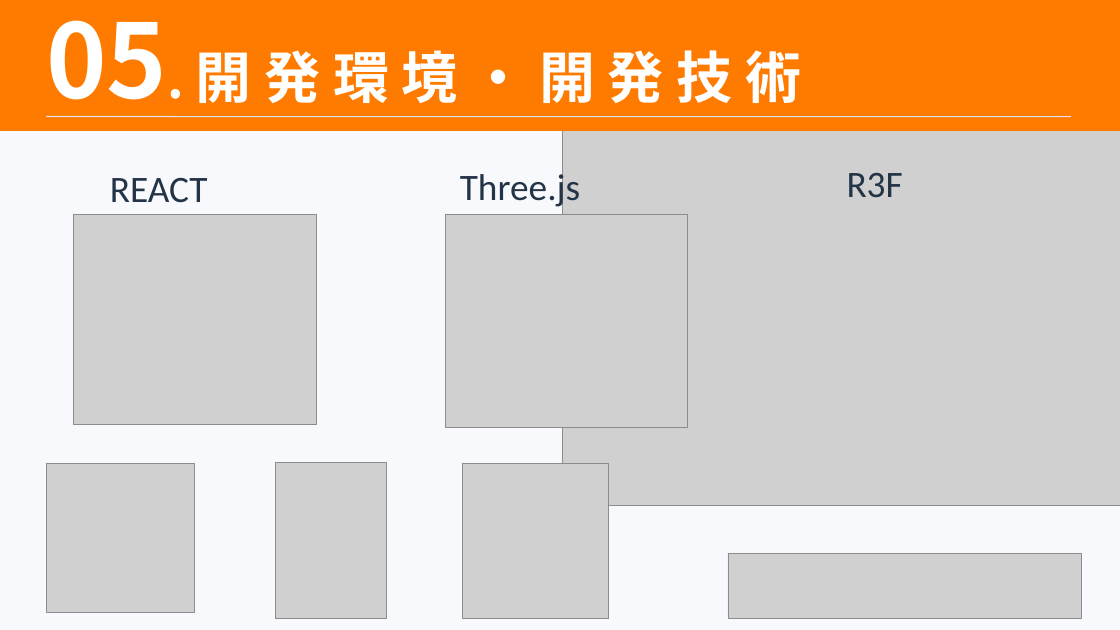
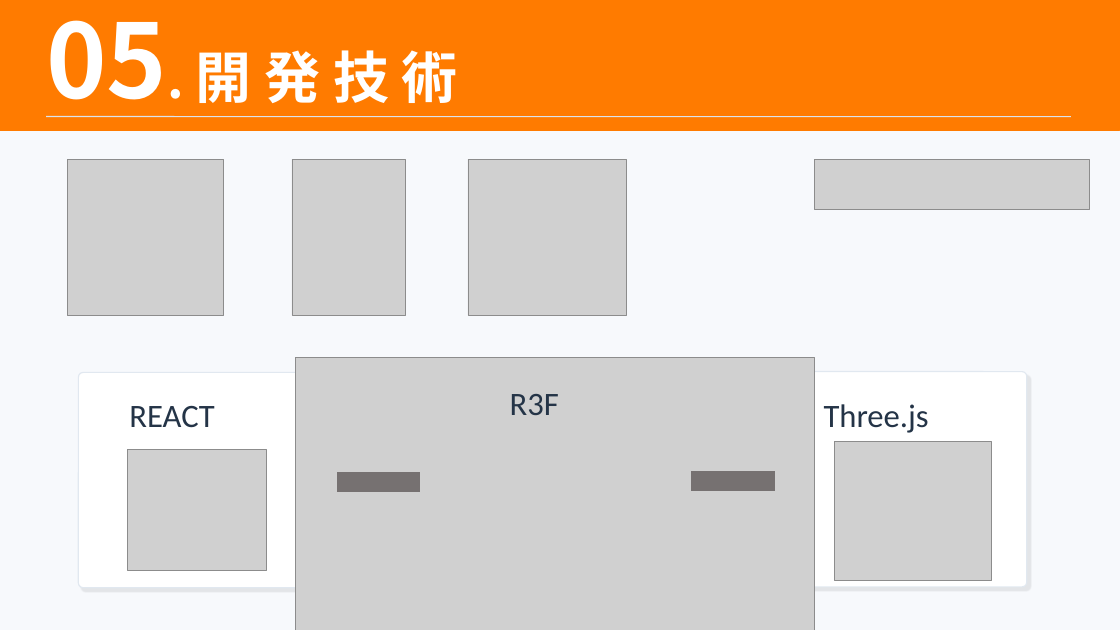
Before and after one commit to aboshi1539/Personal_production_2, a slide deck: slide 7 of 0H01002_網干風駕_個人製作.pptx. Drawn at 1120x630 pixels with LibreOffice and Linux fonts; fonts in the diff are those of the drawing; grey boxes stand for pictures. Boxes give left, top, right and bottom in pixels: in the first picture for what was removed or moved away, otherwise in the second. Text is boxed around its words. In the diff, an @@ line names an element or a change of style, - is before the commit and + after.

```diff
--- a/0H01002_網干風駕_個人製作.pptx
+++ b/0H01002_網干風駕_個人製作.pptx
@@ text at (46,20,458,117): text changed @@
-05. 開 発 環 境 ・ 開 発 技 術
+05. 開 発 技 術
@@ picture: place and size @@
-picture at (46,464,195,613)
+picture at (67,159,223,315)
@@ picture: place and size @@
-picture at (276,462,386,618)
+picture at (292,159,406,315)
@@ picture: place and size @@
-picture at (463,464,609,618)
+picture at (468,159,627,315)
@@ picture: place and size @@
-picture at (728,554,1081,618)
+picture at (815,159,1090,209)
@@ picture: place and size @@
-picture at (562,130,1120,506)
+picture at (296,357,814,630)
@@ rounded rectangle added at (78,372,315,587), fill #FFFFFF, outline #E1E8F0 1 pt @@
@@ rounded rectangle added at (435,371,672,586), fill #FFFFFF, outline #E1E8F0 1 pt @@
@@ size 32 to 28 pt in 3 elements at (129,406,214,428), (824,404,929,433), (510,394,559,415) @@
@@ text "R3F": place and size @@
-text "R3F" at (847,173,903,197)
+text "R3F" at (510,394,559,415)
@@ rounded rectangle added at (790,371,1027,586), fill #FFFFFF, outline #E1E8F0 1 pt @@
@@ text "Three.js": place and size @@
-text "Three.js" at (460,169,580,210)
+text "Three.js" at (824,404,929,433)
@@ text "REACT": place and size @@
-text "REACT" at (110,177,208,203)
+text "REACT" at (129,406,214,428)
@@ math minus added at (322,440,435,524), fill #767171 @@
@@ math minus added at (676,439,790,523), fill #767171 @@
@@ picture: place and size @@
-picture at (446,215,688,428)
+picture at (834,442,991,581)
@@ picture: place and size @@
-picture at (74,215,316,425)
+picture at (127,450,266,571)
```
Also in this commit, not shown: 4 other slides changed, 3 other files.
